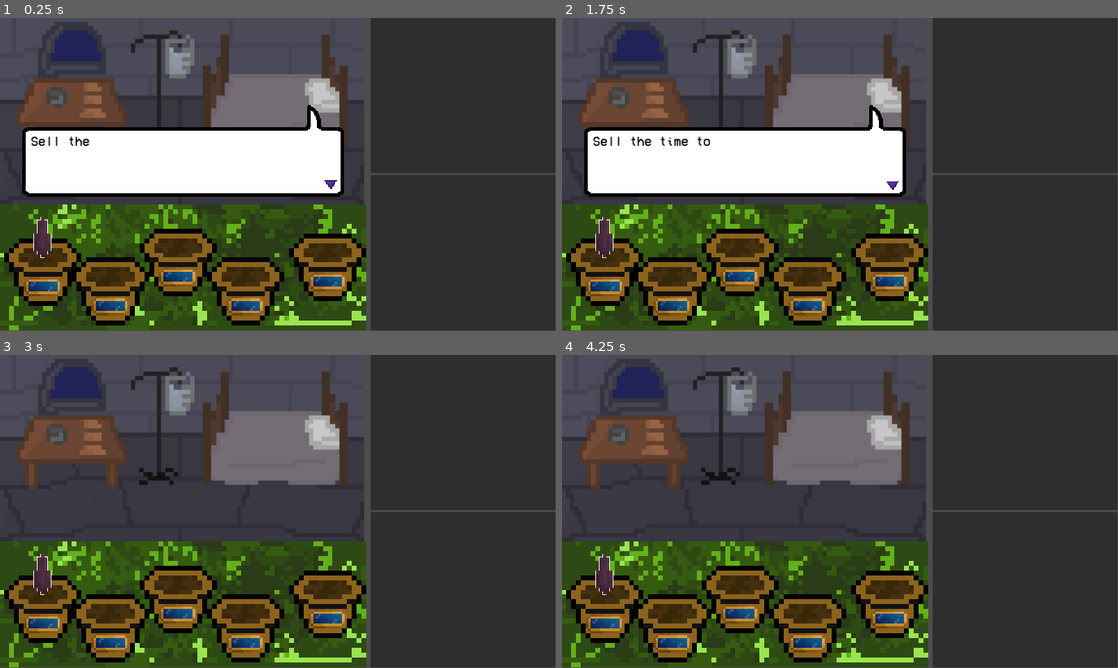
Above: before the commit, frames 1-4 (two rows, left to right).
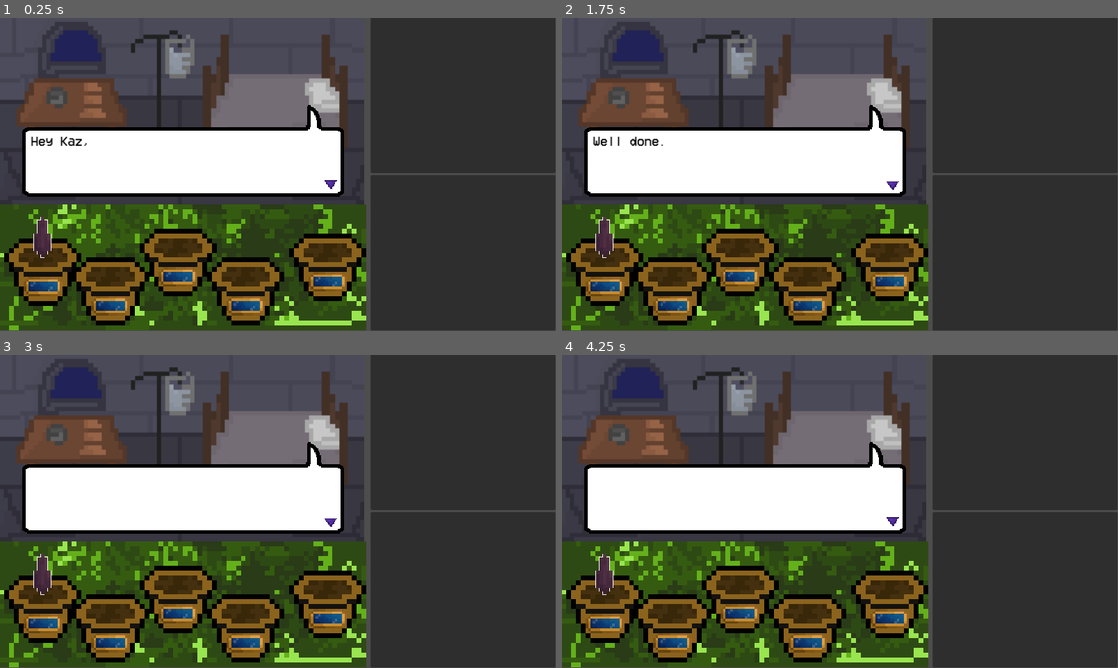
Above: after the commit, the same moments.

Repository: Chasmessian/Shadow-Alchemy
Game: Godot game, scene res://world.tscn
Same seed, same stepped clock (60 frames per second), same inputs: the game is played once before the commit and once after it.
Inputs (mouse positions are in pixels of both pictures, inside the frame that each line leads up to):
- Up to frame 1 (0.25 s): no input
- Up to frame 2 (1.75 s): drag from (745, 111) to (895, 105) at 0.52 s; drag from (728, 190) to (745, 111) at 1.27 s
- Up to frame 3 (3 s): move the mouse to (333, 442) at 2.02 s; click (333, 442) at 2.17 s; tap Enter at 2.75 s; drag from (250, 574) to (111, 464) at 2.77 s
- Up to frame 4 (4.25 s): tap Space at 3.5 s; move the mouse to (1006, 558) at 3.52 s; click (1006, 558) at 3.67 s

The runs differ from the first frame. In frame 1, 0.2% of the frame differs, in the area x 5-17%, y 37-41%; in frame 2, 0.2%; in frame 3, 13%, in the area x 4-62%, y 27-58%; in frame 4, 13%.

Commit message:
simplified dialogue.tscn

Diff:
--- a/UI/MainScene/Dialogue/dialogue.gd
+++ b/UI/MainScene/Dialogue/dialogue.gd
@@ -4,8 +4,8 @@
 signal ending_dialogue
 
 var messages = [
-	"Sell the water to a fish.",
-	"Sell the time to a clock."
+	"Hey Kaz, the garden is coming along well, I think.",
+	"Well done."
 	]
 
 var typing_speed = .025
@@ -27,12 +27,11 @@
 	$next_char.set_wait_time(typing_speed)
 	$next_char.start()
 
-	emit_signal("starting_dialogue")
-	# %"Viewport Area2D".show()
+	# Add something to show the speech bubble scene.
 
 func stop_dialogue():
-	emit_signal("ending_dialogue")
-	# %"Viewport Area2D".hide()
+	# Add something to hide the speech bubble scene.
+
 	queue_free()
 
 func _on_next_char_timeout():
@@ -46,8 +45,6 @@
 		$next_char.stop()
 		$next_message.one_shot = true
 		next_message_ready = true
-		#$next_message.set_wait_time(read_time)
-		#$next_message.start()
 
 func _on_next_message_ready():
 		if (current_message == len(messages) - 1):
@@ -59,6 +56,12 @@
 			next_message_ready = false
 			$next_char.start()
 
-func clicked(): #$"Viewport Area2D" is calling this now
+func _on_viewport_area_2d_input_event(viewport, event, shape_idx):
+	if event is InputEventMouseButton:
+		if event.button_index == MOUSE_BUTTON_LEFT or event.button_index == MOUSE_BUTTON_RIGHT:
+			if event.pressed:
+				clicked()
+
+func clicked():
 	if(next_message_ready):
 		_on_next_message_ready()
--- a/UI/MainScene/Dialogue/dialogue.tscn
+++ b/UI/MainScene/Dialogue/dialogue.tscn
@@ -1,7 +1,10 @@
-[gd_scene load_steps=3 format=3 uid="uid://2f5espxhpwja"]
+[gd_scene load_steps=4 format=3 uid="uid://2f5espxhpwja"]
 
 [ext_resource type="Script" path="res://UI/MainScene/Dialogue/dialogue.gd" id="1_u81p3"]
 [ext_resource type="FontFile" uid="uid://qxc36i5l7jjy" path="res://UI/JournalScene/VCR_OSD_MONO_1.001.ttf" id="2_w7fjf"]
+
+[sub_resource type="RectangleShape2D" id="RectangleShape2D_gkvs3"]
+size = Vector2(748, 387.5)
 
 [node name="Dialogue" type="Node2D"]
 script = ExtResource("1_u81p3")
@@ -21,5 +24,12 @@
 
 [node name="next_message" type="Timer" parent="."]
 
+[node name="Viewport Area2D" type="Area2D" parent="."]
+
+[node name="CollisionShape2D" type="CollisionShape2D" parent="Viewport Area2D"]
+position = Vector2(378, 198.25)
+shape = SubResource("RectangleShape2D_gkvs3")
+
 [connection signal="timeout" from="next_char" to="." method="_on_next_char_timeout"]
 [connection signal="timeout" from="next_message" to="." method="_on_next_message_timeout"]
+[connection signal="input_event" from="Viewport Area2D" to="." method="_on_viewport_area_2d_input_event"]
--- a/UI/MainScene/Dialogue/speech_bubble.gd
+++ b/UI/MainScene/Dialogue/speech_bubble.gd
@@ -4,20 +4,3 @@
 
 func _process(_delta):
 	speech_icon.play("bob")
-
-func _on_viewport_click_field_input_event(_viewport, event, _shape_idx):
-	if event is InputEventMouseButton:
-		if event.button_index == MOUSE_BUTTON_LEFT or event.button_index == MOUSE_BUTTON_RIGHT:
-			if event.pressed:
-				if get_node("Dialogue"):
-					get_node("Dialogue").clicked()
-				else:
-					pass
-
-func _on_dialogue_ending_dialogue():
-	$"../Viewport Area2D".hide()
-	hide()
-
-func _on_dialogue_starting_dialogue():
-	$"../Viewport Area2D".show()
-	show()
--- a/UI/MainScene/Dialogue/speech_bubble.tscn
+++ b/UI/MainScene/Dialogue/speech_bubble.tscn
@@ -48,6 +48,3 @@
 sprite_frames = SubResource("SpriteFrames_m1lwt")
 animation = &"bob"
 frame_progress = 0.690565
-
-[connection signal="ending_dialogue" from="Dialogue" to="." method="_on_dialogue_ending_dialogue"]
-[connection signal="starting_dialogue" from="Dialogue" to="." method="_on_dialogue_starting_dialogue"]
--- a/speech_bubble.tscn
+++ /dev/null
@@ -1,50 +0,0 @@
-[gd_scene load_steps=7 format=3 uid="uid://chqsjnuql7085"]
-
-[ext_resource type="Texture2D" uid="uid://c6mkgyh2g0puc" path="res://UI/MainScene/speech_bubble.png" id="1_qevpi"]
-[ext_resource type="Script" path="res://speech_bubble.gd" id="1_tstsd"]
-[ext_resource type="PackedScene" uid="uid://veeem3asuk0i" path="res://dialogue.tscn" id="3_1sjmm"]
-[ext_resource type="Texture2D" uid="uid://ymfxyaxs81sj" path="res://UI/MainScene/speech_icon.png" id="3_nki6e"]
-[ext_resource type="Texture2D" uid="uid://dgdsnchvxlpc7" path="res://UI/MainScene/speech_icon_2.png" id="4_xan4p"]
-
-[sub_resource type="SpriteFrames" id="SpriteFrames_m1lwt"]
-animations = [{
-"frames": [{
-"duration": 1.0,
-"texture": ExtResource("3_nki6e")
-}, {
-"duration": 1.0,
-"texture": ExtResource("4_xan4p")
-}],
-"loop": true,
-"name": &"bob",
-"speed": 2.0
-}]
-
-[node name="Speech Bubble" type="Control"]
-layout_mode = 3
-anchors_preset = 15
-anchor_right = 1.0
-anchor_bottom = 1.0
-offset_left = 5.0
-offset_top = 5.0
-offset_right = -428.0
-offset_bottom = -294.0
-grow_horizontal = 2
-grow_vertical = 2
-script = ExtResource("1_tstsd")
-
-[node name="Speech Bubble" type="Sprite2D" parent="."]
-texture_filter = 1
-position = Vector2(346.5, 175)
-scale = Vector2(1.92857, 1.8)
-texture = ExtResource("1_qevpi")
-
-[node name="Dialogue" parent="." instance=ExtResource("3_1sjmm")]
-
-[node name="Speech Icon" type="AnimatedSprite2D" parent="."]
-texture_filter = 1
-position = Vector2(652, 310)
-scale = Vector2(2, 2)
-sprite_frames = SubResource("SpriteFrames_m1lwt")
-animation = &"bob"
-frame_progress = 0.690565
--- a/viewport.tscn
+++ b/viewport.tscn
@@ -1,10 +1,7 @@
-[gd_scene load_steps=4 format=3 uid="uid://5edxrxt3wkbv"]
+[gd_scene load_steps=3 format=3 uid="uid://5edxrxt3wkbv"]
 
 [ext_resource type="Texture2D" uid="uid://bm1qbsf35h4yt" path="res://UI/MainScene/castle_background_4x.png" id="1_1lo13"]
 [ext_resource type="PackedScene" uid="uid://tdosqb38s672" path="res://UI/MainScene/Dialogue/speech_bubble.tscn" id="2_8woju"]
-
-[sub_resource type="RectangleShape2D" id="RectangleShape2D_3m8lg"]
-size = Vector2(748, 387.5)
 
 [node name="Viewport" type="Control"]
 layout_mode = 3
@@ -29,11 +26,3 @@
 offset_right = -399.0
 offset_bottom = -261.0
 mouse_filter = 2
-
-[node name="Viewport Area2D" type="Area2D" parent="."]
-
-[node name="CollisionShape2D" type="CollisionShape2D" parent="Viewport Area2D"]
-position = Vector2(378, 198.25)
-shape = SubResource("RectangleShape2D_3m8lg")
-
-[connection signal="input_event" from="Viewport Area2D" to="Speech Bubble" method="_on_viewport_click_field_input_event"]
